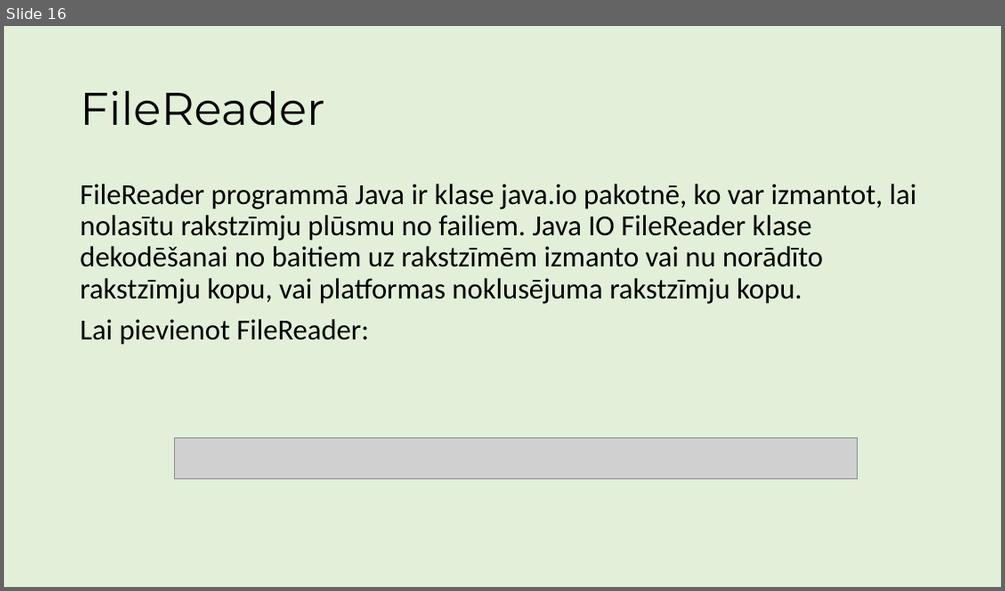
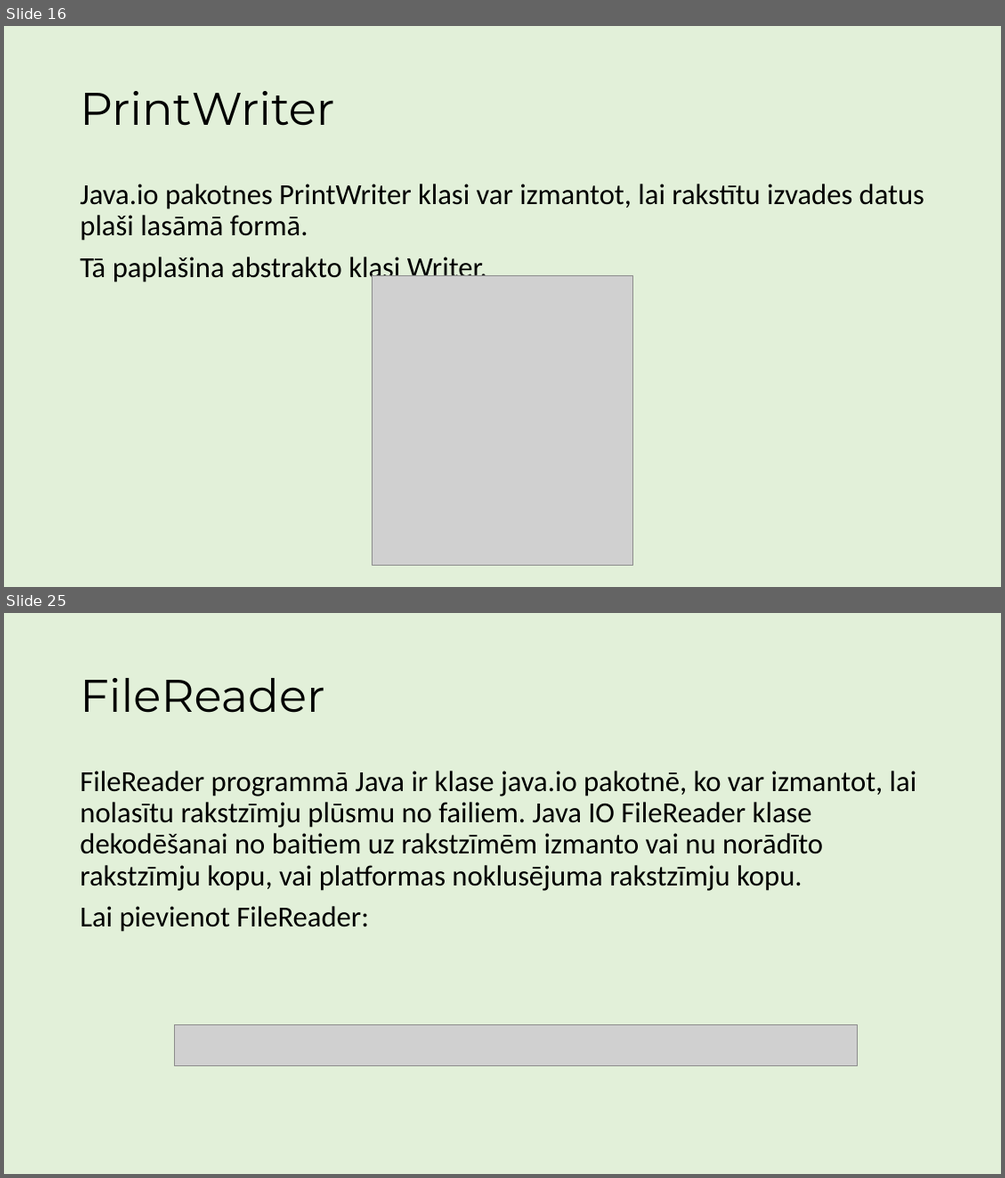
Before and after one commit to ricciss/TekstaDatnes, a slide deck: MacibuMaterials.pptx. Shown one above the other, each under a label of ours: slide 16 before the commit, slides 16 and 25 after it; the slides between them are not shown. The pictures are 1005x591 and 1005x1178 pixels, drawn with LibreOffice and Linux fonts; fonts in the diff are those of the drawing; grey boxes stand for pictures. Boxes give left, top, right and bottom in pixels: in the first picture for what was removed or moved away, otherwise in the second. Text is boxed around its words. In the diff, an @@ line names an element or a change of style, - is before the commit and + after.

Commit message:
Pievienota informācija par PrintWriter

```diff
--- a/MacibuMaterials.pptx
+++ b/MacibuMaterials.pptx
@@ slide 16 added at (4,26,1001,587), background #E2F0D9 @@
@@ title added at (80,91,334,126), 44 pt, text #000000 @@
+PrintWriter
@@ text added at (80,184,924,284), 28 pt, text #000000 @@
+Java.io pakotnes PrintWriter klasi var izmantot, lai rakstītu izvades datus plaši lasāmā formā.
+Tā paplašina abstrakto klasi Writer.
@@ picture added at (372,275,633,565) @@
@@ what was slide 16 is now slide 25 @@
```
Also in this commit, not shown: 3 slides changed, 8 other slides added, 1 other file.
